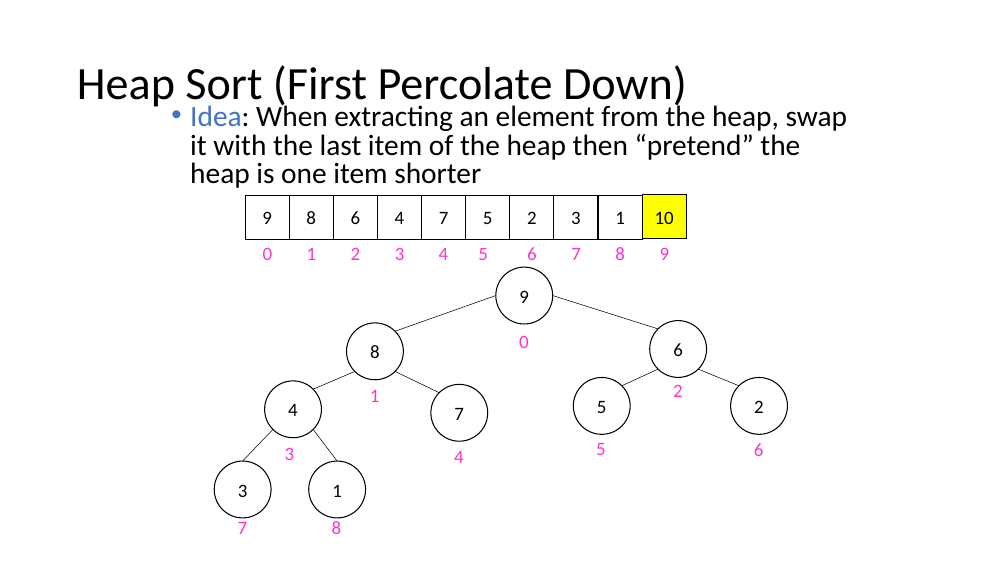
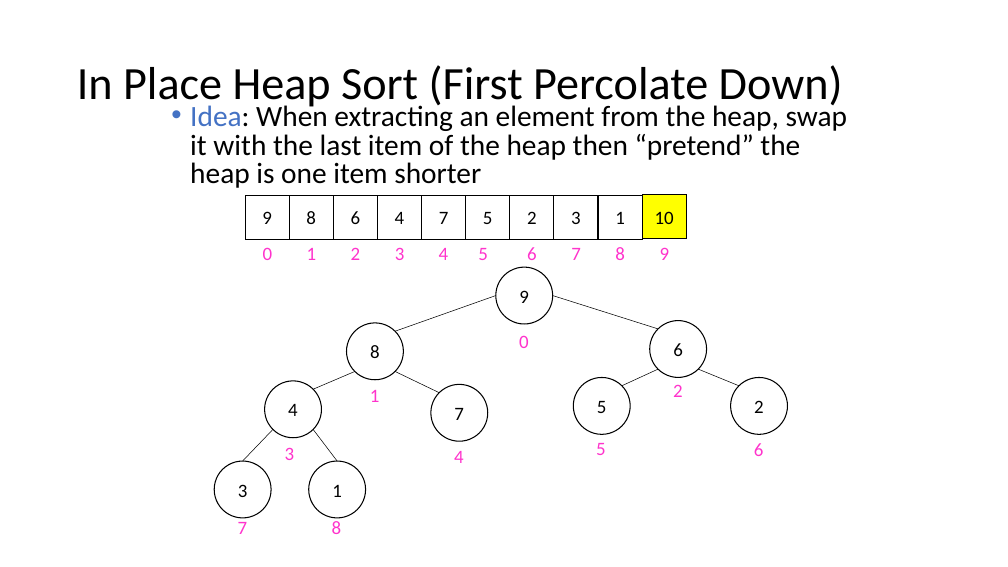
Before and after one commit to natebrunelle/cse332, a slide deck: slide 45 of markdown/files/slides/lecture12_sorting1.pptx. Drawn at 1008x567 pixels with LibreOffice and Linux fonts; fonts in the diff are those of the drawing. Boxes give left, top, right and bottom in pixels: in the first picture for what was removed or moved away, otherwise in the second. Text is boxed around its words. In the diff, an @@ line names an element or a change of style, - is before the commit and + after.

```diff
--- a/markdown/files/slides/lecture12_sorting1.pptx
+++ b/markdown/files/slides/lecture12_sorting1.pptx
@@ title at [77, 65, 843, 111]: text changed @@
-Heap Sort (First Percolate Down)
+In Place Heap Sort (First Percolate Down)
```
Also in this commit, not shown: 11 other slides changed, 27 slides removed, 11 other files.
